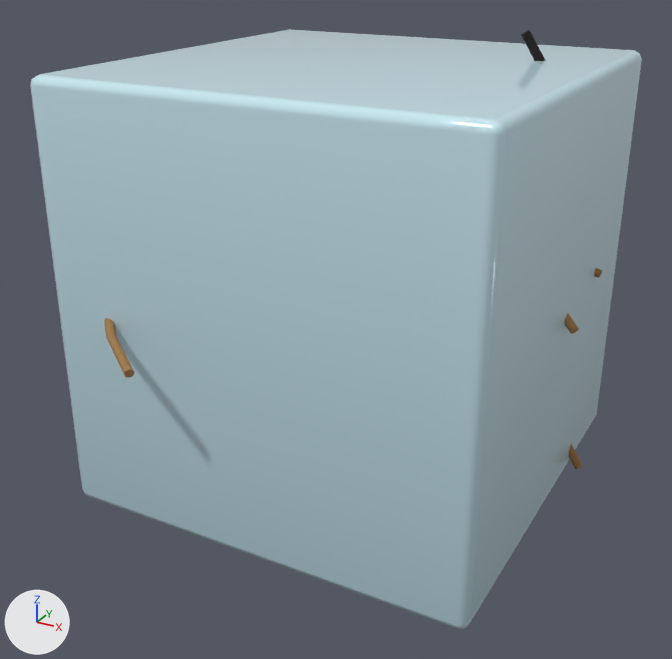
One commit to the glTF model public/yw9-ice/macro.glb: the scene before it, then after it.
Camera for both pictures: a camera (50 mm lens) standing at (2.32, -4.5, 1.88) and looking at (-0.05, -0.19, -0.28). The axes (+X, +Y, +Z) are drawn at lower left. The lights are the same throughout. The older version comes first. Vertices at exactly the same position are counted once.

Before the edit, the objects in view are built like this:
```python
me_anim_shell_001 = bpy.data.meshes.new('anim:shell.001')
me_anim_shell_001.from_pydata(...)  # 56 vertices, 108 faces; spans x -1.2..1.2, y -1.2..1.2, z -1.2..1.2
me_anim_shell_001.materials.append(mat_glass__cfeef8)
ob_anim_shell = bpy.data.objects.new('anim-shell', me_anim_shell_001)
ob_anim_shell.location = (0.0, 0.0, 0.0)
```
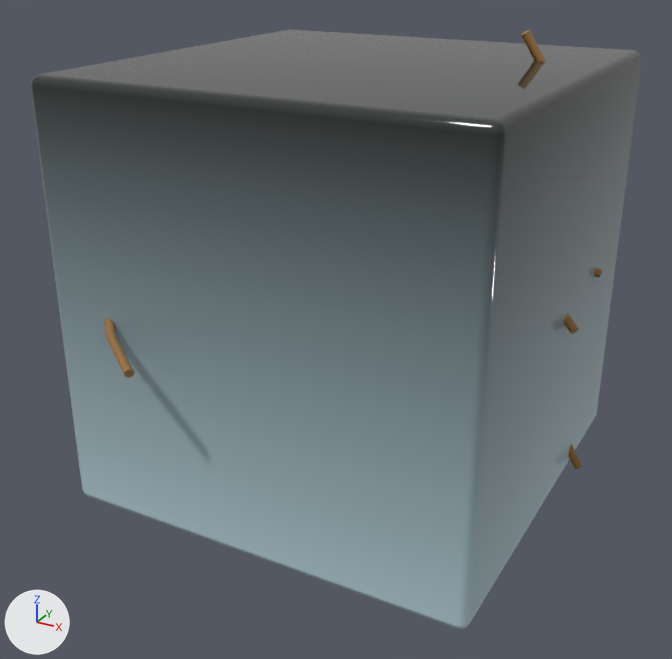
Pixel boxes [x1, y1, x2, y2] of what changed, in the pictures (672 x 659 px):
part 1 of me_anim_shell_001, recoloured (white to dark grey): [30, 30, 642, 135] in both
part 2 of me_anim_shell_001, recoloured (darker): [30, 60, 642, 569] in both

Diff of the bpy script that builds the scene:
```diff
--- a/public/yw9-ice/macro.glb.py
+++ b/public/yw9-ice/macro.glb.py
@@ me_anim_shell_001 @@
 me_anim_shell_001.from_pydata(...)  # 56 vertices, 108 faces; spans x -1.2..1.2, y -1.2..1.2, z -1.2..1.2
 # used by ob_anim_shell; location = (0.0, 0.0, 0.0)
+# me_anim_shell_001 part 1: 42 faces centred in x -1.2..1.2, y -1.2..1.2, z 1.16..1.2 are repainted in the vertex colours; the middle colour goes from white #fdfdfd to dark grey #413c37
+# me_anim_shell_001 part 2: 24 faces centred in x -1.2..1.2, y -1.2..1.2, z -0.38..0.38 are repainted in the vertex colours; the middle colour goes from white #ebebec to grey #a9a7a7
 me_anim_shell_001.materials.append(mat_glass__cfeef8)
```
